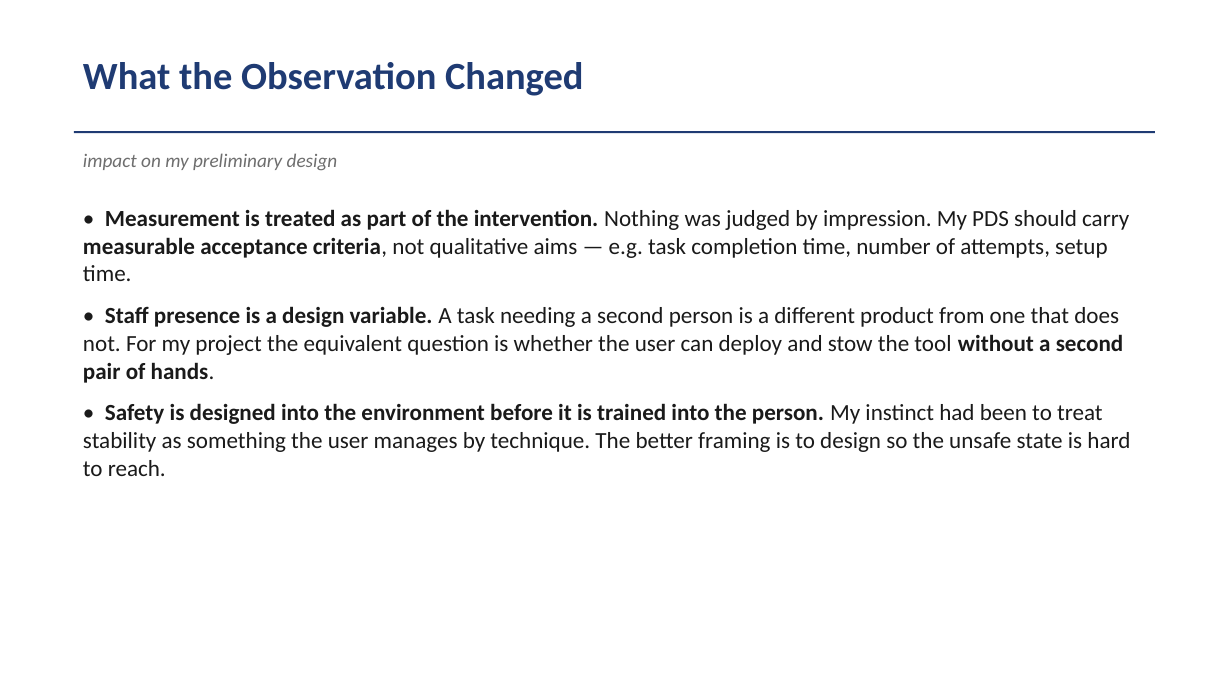
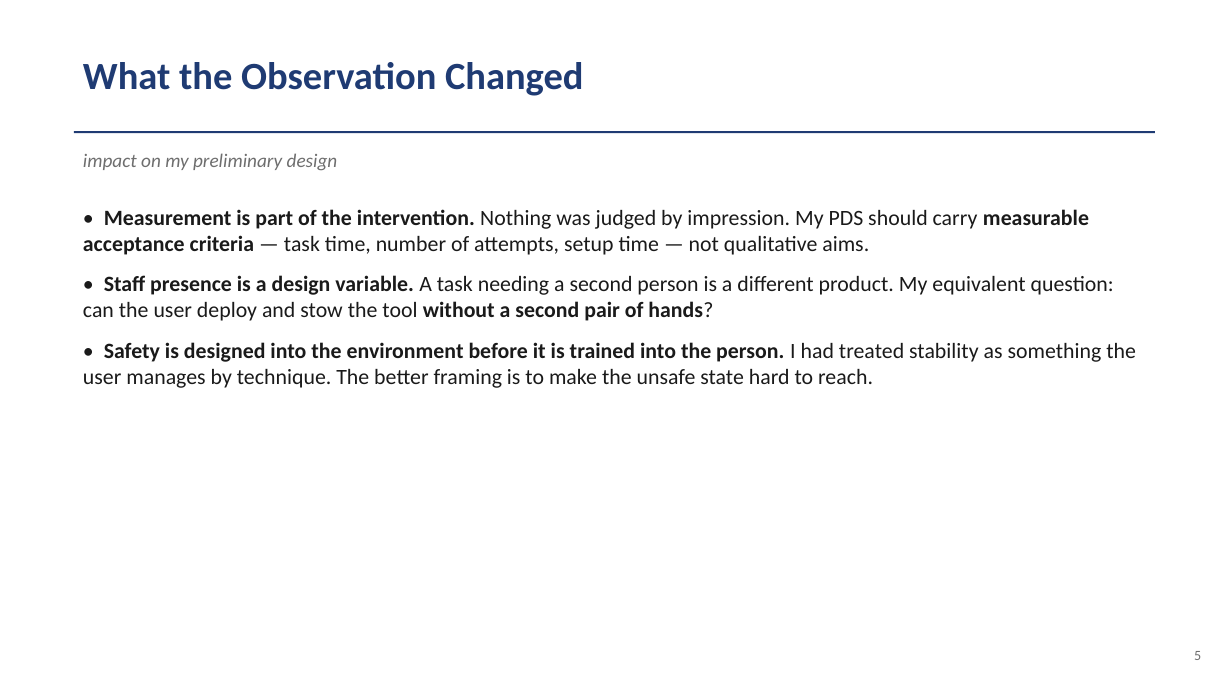
Before and after one commit to VanceVan/cccoding, a slide deck: slide 5 of module-10/Module_10_Rehab_Center_Experience.pptx. Drawn at 1232x693 pixels with LibreOffice and Linux fonts; fonts in the diff are those of the drawing. Boxes give left, top, right and bottom in pixels: in the first picture for what was removed or moved away, otherwise in the second. Text is boxed around its words. In the diff, an @@ line names an element or a change of style, - is before the commit and + after.

```diff
--- a/module-10/Module_10_Rehab_Center_Experience.pptx
+++ b/module-10/Module_10_Rehab_Center_Experience.pptx
@@ text at (83,209,1136,388): text changed; size 18 to 17 pt @@
-• Measurement is treated as part of the intervention. Nothing was judged by impression. My PDS should carry measurable acceptance criteria, not qualitative aims — e.g. task completion time, number of attempts, setup time.
-• Staff presence is a design variable. A task needing a second person is a different product from one that does not. For my project the equivalent question is whether the user can deploy and stow the tool without a second pair of hands.
-• Safety is designed into the environment before it is trained into the person. My instinct had been to treat stability as something the user manages by technique. The better framing is to design so the unsafe state is hard to reach.
+• Measurement is part of the intervention. Nothing was judged by impression. My PDS should carry measurable acceptance criteria — task time, number of attempts, setup time — not qualitative aims.
+• Staff presence is a design variable. A task needing a second person is a different product. My equivalent question: can the user deploy and stow the tool without a second pair of hands?
+• Safety is designed into the environment before it is trained into the person. I had treated stability as something the user manages by technique. The better framing is to make the unsafe state hard to reach.
@@ text added at (1194,651,1201,660), 11 pt, text #6E6E6E @@
+5
```
Also in this commit, not shown: 11 other slides changed, 10 other files.
